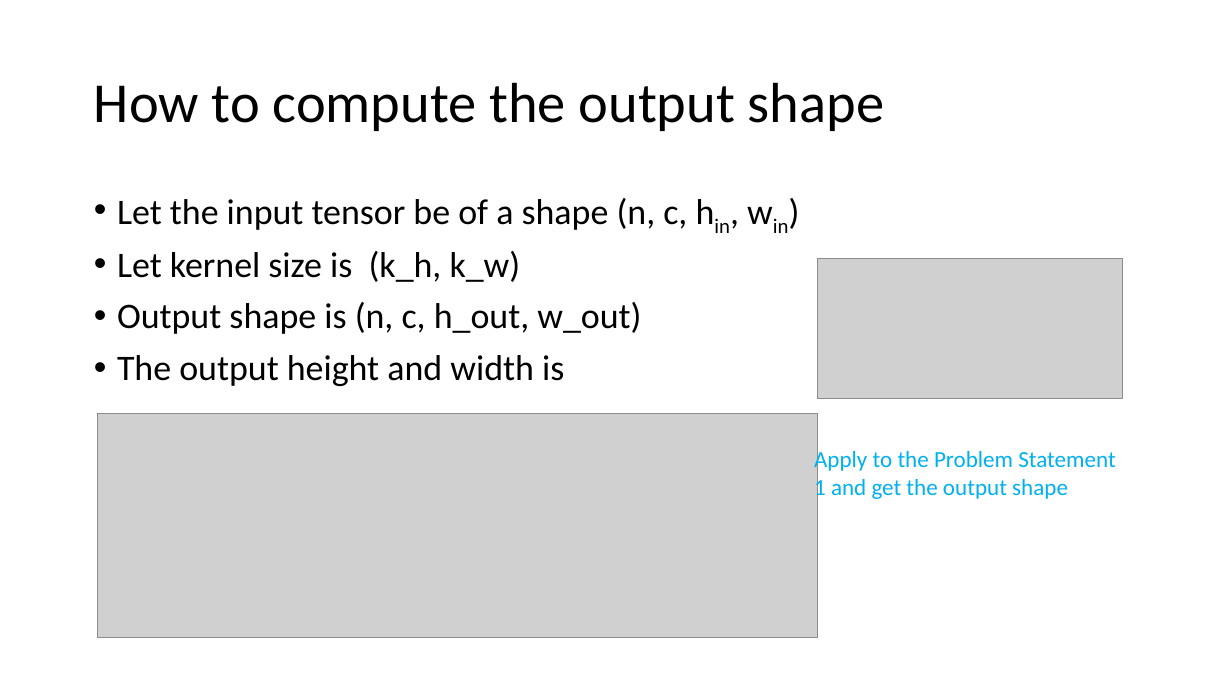
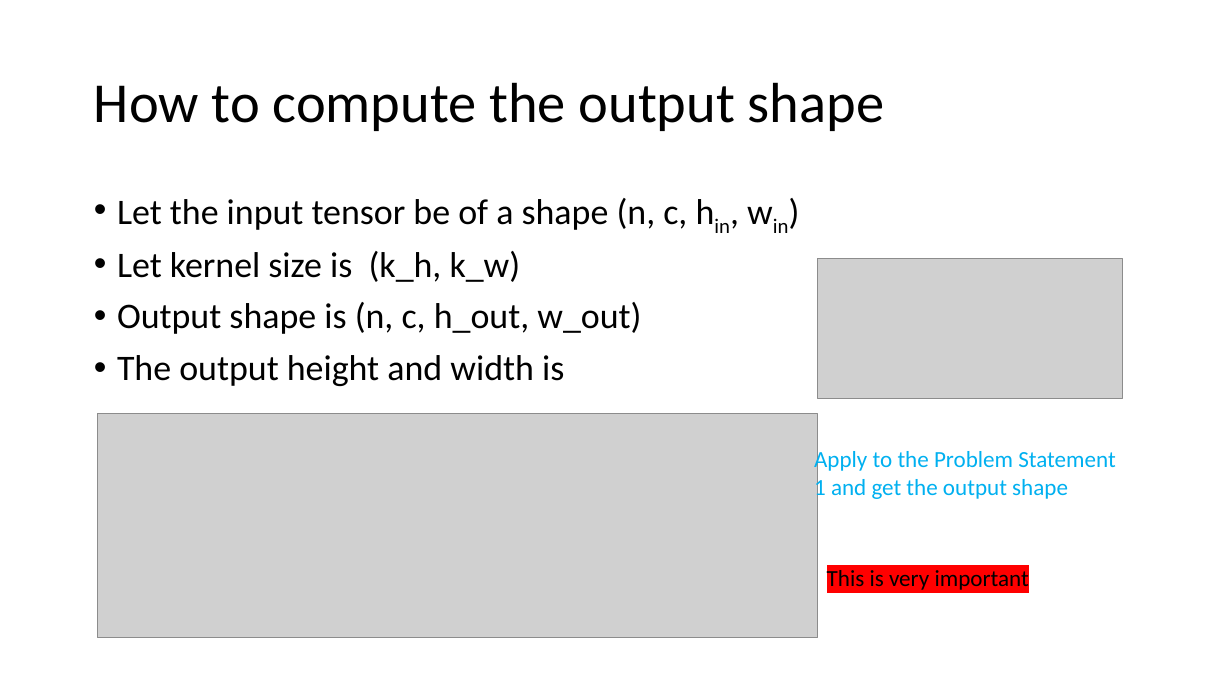
Before and after one commit to Ascii-Hermit/6thSem, a slide deck: slide 36 of DL/New/L7 Convolutional Neural Networks.pptx. Drawn at 1232x693 pixels with LibreOffice and Linux fonts; fonts in the diff are those of the drawing; grey boxes stand for pictures. Boxes give left, top, right and bottom in pixels: in the first picture for what was removed or moved away, otherwise in the second. Text is boxed around its words. In the diff, an @@ line names an element or a change of style, - is before the commit and + after.

```diff
--- a/DL/New/L7 Convolutional Neural Networks.pptx
+++ b/DL/New/L7 Convolutional Neural Networks.pptx
@@ text added at (827,570,1029,590), 18 pt, text #000000 @@
+This is very important
```
Also in this commit, not shown: 23 other slides changed, 3 other files.
